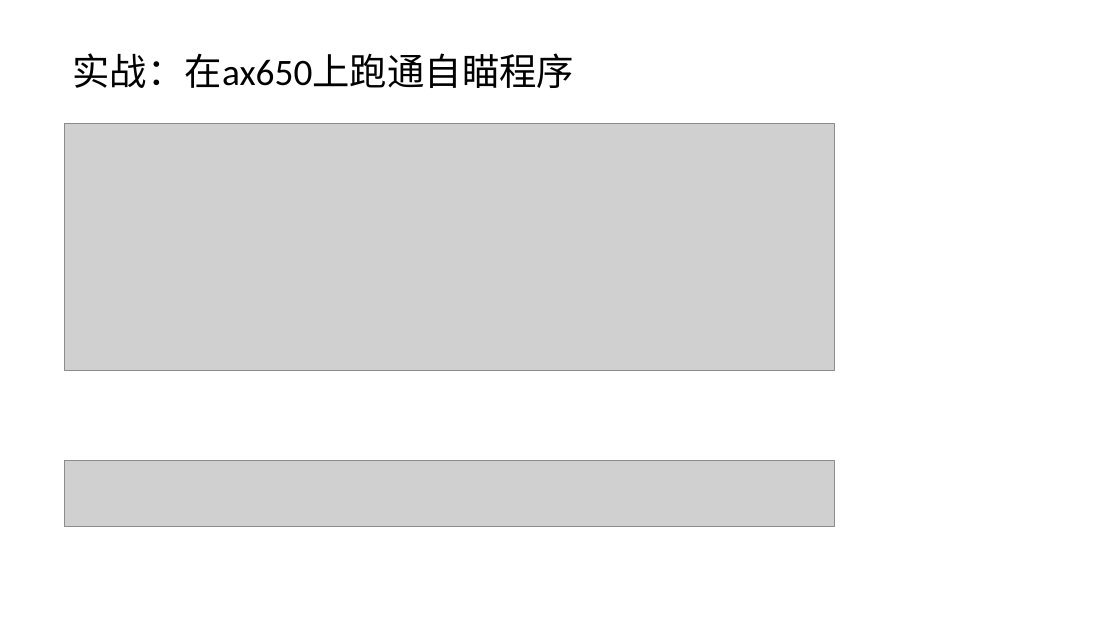
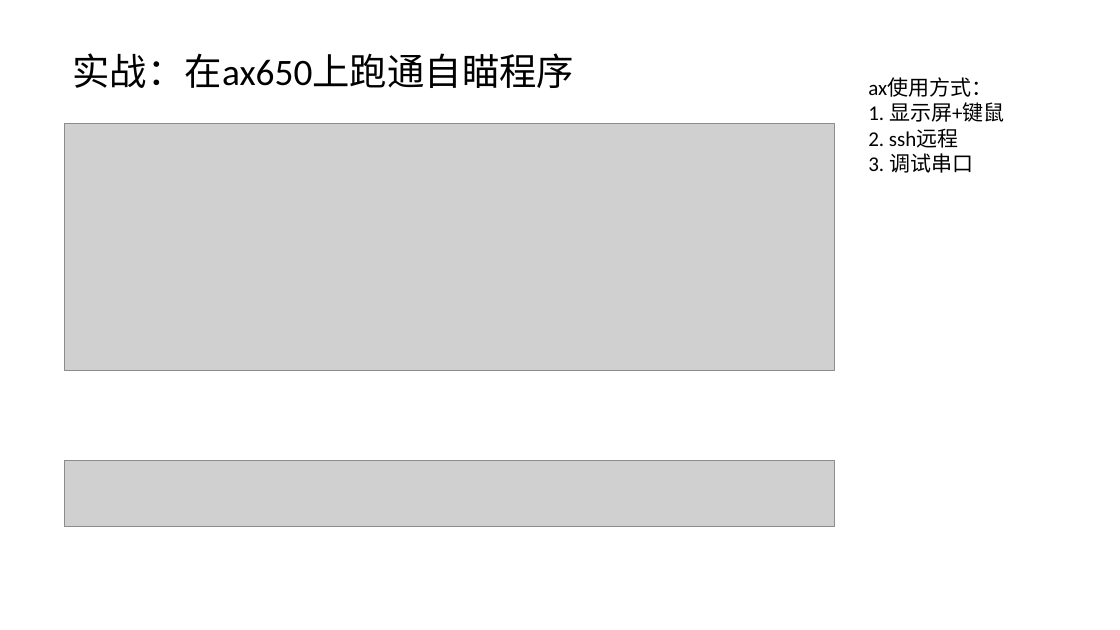
Before and after one commit to senvenstar/rm_cv_tutorial_2026, a slide deck: slide 29 of vision_tutorial.pptx (slide 77 before the commit). Drawn at 1120x630 pixels with LibreOffice and Linux fonts; fonts in the diff are those of the drawing; grey boxes stand for pictures. Boxes give left, top, right and bottom in pixels: in the first picture for what was removed or moved away, otherwise in the second. Text is boxed around its words. In the diff, an @@ line names an element or a change of style, - is before the commit and + after.

```diff
--- a/vision_tutorial.pptx
+++ b/vision_tutorial.pptx
@@ text added at (868, 78, 1004, 173), 18 pt, text #000000 @@
+ax使用方式：
+1. 显示屏+键鼠
+2. ssh远程
+3. 调试串口
```
Also in this commit, not shown: 1 other slide changed, 1 slide added.
